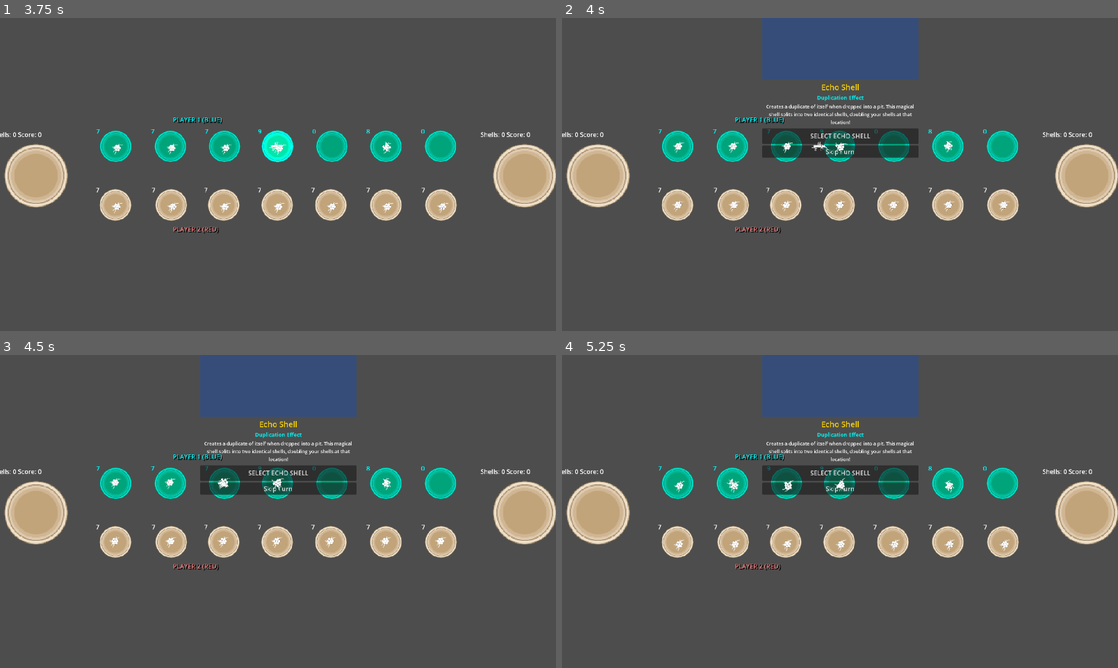
Above: before the commit, frames 1-4 (two rows, left to right).
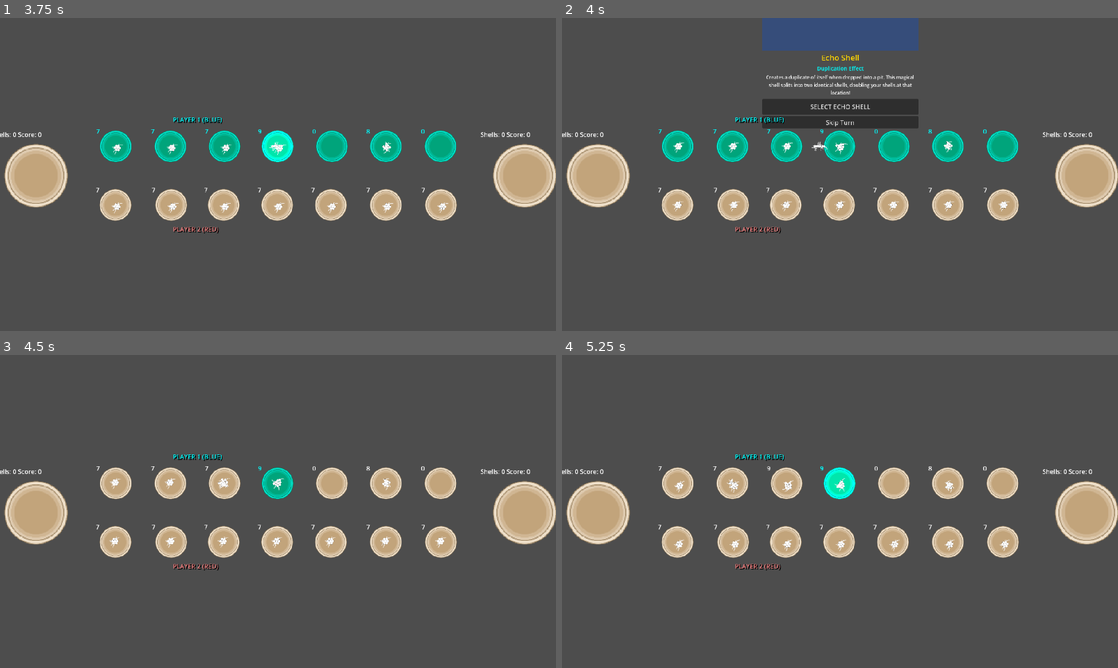
Above: after the commit, the same moments.

Repository: Hoplyman/GameHackathon-Achuuuspekoply
Game: Godot game, scene res://Main Menu/main_menu.tscn
Two runs of this game, one before a commit and one after it. Both use one fixed random seed, a clock stepped at 60 frames per second and the inputs below.
Inputs (mouse positions are in pixels of both pictures, inside the frame that each line leads up to):
- Up to frame 1 (3.75 s): click "Versus" at 0.5 s; move the mouse to (439, 146) at 1.27 s; click (439, 146) at 1.42 s; move the mouse to (383, 146) at 2.02 s; click (383, 146) at 2.17 s; move the mouse to (333, 146) at 2.77 s; click (333, 146) at 2.92 s; move the mouse to (278, 146) at 3.52 s; click (278, 146) at 3.67 s
- Up to frame 2 (4 s): no input
- Up to frame 3 (4.5 s): click "Skip Turn" at 4.25 s
- Up to frame 4 (5.25 s): click (840, 489) at 5 s, where only the run before the commit has a clickable "Skip Turn"

Frame 1 is identical in both runs. In frame 2, 7.7% of the frame differs, in the area x 36-65%, y 10-45%; in frame 3, 10%; in frame 4, 10%, in the area x 17-83%, y 0-47%.

Commit message:
Fix Echo shell duplication and movement logic
Refactored shell.gd to prevent infinite Echo duplication by tracking duplicates, improved duplicate positioning within pits, and corrected movement logic to follow the standard Mancala path using GameManager. Also adjusted SpecialShellSelector position in Gameplay.tscn.

Diff:
--- a/objects/shell.gd
+++ b/objects/shell.gd
@@ -8,6 +8,7 @@
 var Type: int = 1 # CHANGED: Start with normal shell type (1)
 var shellsprite: Sprite2D # the sprite of Shell
 var waiting_for_timer: bool = false  # New variable to track timer waiting
+var is_echo_duplicate: bool = false  # Track if this is an Echo duplicate
 
 @onready var movetimer := $MoveTimer
 @onready var scoretimer := $ScoreTimer
@@ -24,8 +25,9 @@
 	# Wait a frame to ensure all nodes are ready
 	await get_tree().process_frame
 
-	# CHANGED: Always start with normal shell type (1)
-	Type = 1  # Normal shell
+	# CHANGED: Always start with normal shell type (1) unless it's an Echo duplicate
+	if not is_echo_duplicate:
+		Type = 1  # Normal shell
 	shellsprite = shell_sprite  # Assign the @onready reference
 
 	# Update appearance and score
@@ -52,42 +54,139 @@
 		else:
 			Score += 1
 	elif Type == 3:
-		# Show ECHO effect label FIRST
-		labeleffect.text = "ECHO"
-		labeleffect.modulate = Color(1.0, 0.0, 0.0, 1.0)  # Full red, fully visible
-		labeleffect.visible = true
-
-	# Create tween for the label effect
-		var label_tween = create_tween()
-		label_tween.tween_interval(1.5)  # Show for 1.5 seconds
-		label_tween.tween_property(labeleffect, "modulate:a", 0.0, 0.5)  # Fade out
-		label_tween.tween_callback(func(): labeleffect.visible = false)
-
-		# THEN create the duplicate shell
-		var Echo_Dup = self.duplicate(Node.DUPLICATE_SIGNALS | Node.DUPLICATE_GROUPS | Node.DUPLICATE_SCRIPTS)
-		Echo_Dup.global_position = global_position + Vector2(randf_range(-15, 15), randf_range(-15, 15))
-
-	# Reset the duplicate's movement state
-		Echo_Dup.Moving = false
-		Echo_Dup.Move = 0
-		Echo_Dup.collision_layer = 2
-		Echo_Dup.collision_mask = 22
-		Echo_Dup.gravity_scale = 1
-		Echo_Dup.freeze = false
-
-		get_parent().add_child(Echo_Dup)
-		print("Echo shell created and duplicated!")
+		# FIXED: Only trigger Echo effect if this is NOT already a duplicate
+		if not is_echo_duplicate:
+			trigger_echo_effect()
+		else:
+			# This is already an Echo duplicate, just add normal score
+			Score += 1
 	elif Type == 4:
 		Score *= 2
 		labeleffect.text = "ANCHOR"
-		labeleffect.modulate = Color(0.0, 0.0, 1.0, 0.0)  # Red but transparent
+		labeleffect.modulate = Color(0.0, 0.0, 1.0, 0.0)  # Blue but transparent
 		labeleffect.visible = true
-	# Create tween for fade in and fade out
+		# Create tween for fade in and fade out
 		var tween = create_tween()
-		tween.tween_property(labeleffect, "modulate:a", 1.0, 0.2)  # Fade in over 0.5 seconds
+		tween.tween_property(labeleffect, "modulate:a", 1.0, 0.2)  # Fade in over 0.2 seconds
 		tween.tween_interval(2.0)  # Stay visible for 2 seconds
 		tween.tween_property(labeleffect, "modulate:a", 0.0, 0.5)  # Fade out over 0.5 seconds
 		tween.tween_callback(func(): labeleffect.visible = false)
+
+func trigger_echo_effect():
+	# Show ECHO effect label FIRST
+	labeleffect.text = "ECHO"
+	labeleffect.modulate = Color(1.0, 0.0, 0.0, 1.0)  # Full red, fully visible
+	labeleffect.visible = true
+
+	# Create tween for the label effect
+	var label_tween = create_tween()
+	label_tween.tween_interval(1.5)  # Show for 1.5 seconds
+	label_tween.tween_property(labeleffect, "modulate:a", 0.0, 0.5)  # Fade out
+	label_tween.tween_callback(func(): labeleffect.visible = false)
+
+	# Wait a bit for physics to settle before creating duplicate
+	await get_tree().create_timer(0.2).timeout
+
+	# FIXED: Create the duplicate shell properly positioned within the current pit
+	create_echo_duplicate()
+
+func create_echo_duplicate():
+	# Find the current pit this shell is in
+	var current_pit = find_current_pit()
+	if not current_pit:
+		print("Echo shell could not find current pit for duplication")
+		return
+
+	# Create the duplicate
+	var Echo_Dup = self.duplicate(Node.DUPLICATE_SIGNALS | Node.DUPLICATE_GROUPS | Node.DUPLICATE_SCRIPTS)
+
+	# CRITICAL: Mark it as an Echo duplicate to prevent infinite duplication
+	Echo_Dup.is_echo_duplicate = true
+	Echo_Dup.Type = 3  # Keep it as Echo type but prevent further duplication
+
+	# Add to the current scene
+	get_parent().add_child(Echo_Dup)
+
+	# Wait for the duplicate to be ready
+	await get_tree().process_frame
+	await get_tree().process_frame
+
+	# FIXED: Position the duplicate within the pit's area, not with random offset
+	var pit_position = current_pit.global_position
+	var safe_offset = Vector2(randf_range(-20, 20), randf_range(-20, 20))  # Smaller, safer offset
+	Echo_Dup.global_position = pit_position + safe_offset
+
+	# Reset the duplicate's movement state properly
+	Echo_Dup.Moving = false
+	Echo_Dup.Move = 0
+	Echo_Dup.Player = 0
+	Echo_Dup.waiting_for_timer = false
+
+	# CRITICAL FIX: Set the correct Pit number for the duplicate based on current pit
+	Echo_Dup.Pit = get_pit_number_from_node(current_pit)
+
+	# FIXED: Proper physics settings for the duplicate
+	Echo_Dup.collision_layer = 2
+	Echo_Dup.collision_mask = 22
+	Echo_Dup.gravity_scale = 1
+	Echo_Dup.freeze = false
+	Echo_Dup.linear_velocity = Vector2.ZERO
+	Echo_Dup.angular_velocity = 0
+
+	# Make sure it's in the right group
+	Echo_Dup.remove_from_group("MoveShells")
+	Echo_Dup.add_to_group("Shells")
+
+	# Update its appearance
+	Echo_Dup.update_shell_frame()
+
+	print("Echo shell duplicated successfully in pit ", Echo_Dup.Pit, " at position: ", Echo_Dup.global_position)
+
+func get_pit_number_from_node(pit_node: Node2D) -> int:
+	if not pit_node:
+		return 1
+
+	var pit_name = pit_node.name
+	var pit_number = pit_name.replace("Pit", "")
+	return int(pit_number) if pit_number.is_valid_int() else 1
+
+func find_current_pit() -> Node2D:
+	var gamemode: String = ""
+	var pvp = get_tree().root.get_node_or_null("Gameplay")
+	var campaign = get_tree().root.get_node_or_null("Campaign")
+
+	if campaign:
+		gamemode = "Campaign"
+	elif pvp:
+		gamemode = "Pvp"
+	else:
+		return null
+
+	# Check all pits to find which one this shell is currently in
+	var pits = get_tree().get_nodes_in_group("pits")
+
+	for pit in pits:
+		if pit and pit.has_node("ShellArea"):
+			var shell_area = pit.get_node("ShellArea")
+			var overlapping_bodies = shell_area.get_overlapping_bodies()
+
+			if self in overlapping_bodies:
+				print("Found shell in pit: ", pit.name)
+				return pit
+
+	print("Shell not found in any pit - using closest pit")
+	# Fallback: find closest pit
+	var closest_pit: Node2D = null
+	var shortest_distance = INF
+
+	for pit in pits:
+		if pit:
+			var dist = global_position.distance_to(pit.global_position)
+			if dist < shortest_distance:
+				shortest_distance = dist
+				closest_pit = pit
+
+	return closest_pit
 
 func shell_effect():
 	pass
@@ -132,9 +231,9 @@
 					closest_pit = child
 		if closest_pit:
 			var name := closest_pit.name
-			var match := name.match("Pit(\\d+)")
 			var pit_number = name.replace("Pit", "")
-			Pit = int(pit_number)
+			Pit = int(pit_number) if pit_number.is_valid_int() else 1
+			print("Shell assigned to pit: ", Pit)
 		return closest_pit
 
 func set_shell_type(new_type: int) -> void:
@@ -173,83 +272,114 @@
 func assign_move(amount: int, player: int):
 	Move += amount
 	Player = player  # Store the player
-	print("Assigned " + str(Move) + " moves for player " + str(player))
+	print("Shell at pit ", Pit, " assigned " + str(Move) + " moves for player " + str(player))
 	move_shell(player)
 
 func move_shell(player: int):
+	# CRITICAL FIX: Proper movement logic that follows the standard Mancala path
+	if Move <= 0:
+		# No more moves, finalize shell position
+		linear_velocity = Vector2.ZERO
+		Moving = false
+		collision_layer = 2
+		collision_mask = 2 | 3
+		gravity_scale = 1
+		freeze = false
+		remove_from_group("MoveShells")
+		add_to_group("Shells")
+		shell_drop()
+		print("Shell movement complete at pit ", Pit)
+		return
+
 	var target: Vector2
 	var gamemode: String = ""
 	var pvp = get_tree().root.get_node_or_null("Gameplay")
 	var campaign = get_tree().root.get_node_or_null("Campaign")
+
 	if campaign:
-		print("Campaign found!")
 		gamemode = "Campaign"
 	elif pvp:
 		gamemode = "Pvp"
 	else:
-		gamemode = ""
-	if gamemode == "Campaign":
-		var boardc = campaign.get_node_or_null("BoardC")
-		if Pit <= 6:
-			target = boardc.get_node("PitC" + str(Pit+1)).global_position
-		elif Pit == 7:
-			target = boardc.get_node("MainHouse1").global_position
-		elif Pit >= 8:
-			target = boardc.get_node("PitC1").global_position
-			Pit = 0
+		print("No valid game mode found")
+		return
+
+	# FIXED: Proper pit progression logic using corrected path
+	var next_pit = calculate_next_position(Pit, player)
+
 	if gamemode == "Pvp":
-		if Pit == 7:
-			if player == 1:
-				target = pvp.get_node("MainHouse1").global_position
-				Pit = 14
+		if next_pit <= 14 and next_pit >= 1:
+			# Regular pit
+			var pit_node = pvp.get_node_or_null("Pit" + str(next_pit))
+			if pit_node:
+				target = pit_node.global_position
 			else:
-				target = pvp.get_node("Pit8").global_position
-		elif Pit == 14:
-			if player == 2:
-				target = pvp.get_node("MainHouse2").global_position
-				Pit = 15
+				print("ERROR: Could not find Pit", next_pit)
+				return
+		elif next_pit == 15:
+			# Player 1's main house
+			var house_node = pvp.get_node_or_null("MainHouse1")
+			if house_node:
+				target = house_node.global_position
 			else:
-				target = pvp.get_node("Pit1").global_position
-				Pit = 0
-		elif Pit <= 6 or (Pit >= 8 and Pit <= 13):
-			target = pvp.get_node("Pit" + str(Pit+1)).global_position
-		elif Pit == 15:
-			target = pvp.get_node("Pit" + str(8)).global_position
-			Pit = 7
-		elif Pit == 16:
-			target = pvp.get_node("Pit" + str(1)).global_position
-			Pit = 0
+				print("ERROR: Could not find MainHouse1")
+				return
+		elif next_pit == 16:
+			# Player 2's main house
+			var house_node = pvp.get_node_or_null("MainHouse2")
+			if house_node:
+				target = house_node.global_position
+			else:
+				print("ERROR: Could not find MainHouse2")
+				return
 		else:
-			Pit = 1
-			target = pvp.get_node("Pit1").global_position
-		if Move >= 1:
-			if Moving == false and waiting_for_timer == false:
-				remove_from_group("Shells")
-				add_to_group("MoveShells")
-				# CRITICAL FIX: Disable collision detection during movement to prevent duplication
-				collision_layer = 0
-				collision_mask = 0
-				gravity_scale = 0
-				freeze = true  # Freeze the body to prevent falling
-				Move -= 1
-				Pit += 1
-				Moving = true
-				# Store the target for the physics process
-				move_target = target
-				print("Starting movement to:", target)
-		elif Move == 0:
-			if Moving == true:
-				# Stop the shell and re-enable physics
-				linear_velocity = Vector2.ZERO
-				Moving = false
-				# CRITICAL FIX: Only enable collision when movement is completely finished
-				collision_layer = 2
-				collision_mask = 2 | 3
-				gravity_scale = 1
-				freeze = false  # Unfreeze the body
-				remove_from_group("MoveShells")
-				add_to_group("Shells")
-				print("All movements complete")
+			print("ERROR: Invalid next_pit value: ", next_pit)
+			return
+
+	# Start the movement
+	if Moving == false and waiting_for_timer == false:
+		remove_from_group("Shells")
+		add_to_group("MoveShells")
+		collision_layer = 0
+		collision_mask = 0
+		gravity_scale = 0
+		freeze = true
+
+		Move -= 1
+		Pit = next_pit
+		Moving = true
+		move_target = target
+
+		print("Shell moving from pit ", (next_pit - 1), " to pit ", next_pit, " (", Move, " moves remaining)")
+
+func calculate_next_position(current_pit: int, player: int) -> int:
+	# Use the exact same logic as GameManager.get_next_position()
+	# Convert shell numbering (1-14, 15-16) to GameManager numbering (0-13, 14-15)
+	var gm_position = current_pit - 1 if current_pit <= 14 else current_pit - 1
+
+	# Get GameManager reference
+	var game_manager = get_tree().get_nodes_in_group("game_manager")
+	if game_manager.size() == 0:
+		print("ERROR: No GameManager found!")
+		return current_pit
+
+	var gm = game_manager[0]
+
+	# Set the current_turn in GameManager to match our player (convert 1,2 to 0,1)
+	var original_turn = gm.current_turn
+	gm.current_turn = player - 1
+
+	# Use GameManager's get_next_position logic
+	var next_gm_position = gm.get_next_position(gm_position)
+
+	# Restore original turn
+	gm.current_turn = original_turn
+
+	# Convert back to shell numbering (0-13, 14-15) to (1-14, 15-16)
+	var next_shell_position = next_gm_position + 1 if next_gm_position <= 13 else next_gm_position + 1
+
+	print("Shell path: pit ", current_pit, " -> pit ", next_shell_position, " (via GameManager logic)")
+	return next_shell_position
 
 func _physics_process(delta):
 	if Moving and Move >= 0:
@@ -265,15 +395,12 @@
 			global_position = move_target  # Snap to exact position
 			Moving = false
 
-			# IMPORTANT: Keep collision disabled during intermediate stops
-			# This prevents the shell from being detected by pit areas during movement
-
 			# Check if there are more moves
 			if Move > 0:
 				# Wait for timer before next move
 				waiting_for_timer = true
 				movetimer.start()
-				print("Waiting for timer before next move...")
+				print("Arrived at pit ", Pit, " - waiting for timer (", Move, " moves remaining)")
 			else:
 				# All moves complete - NOW we can re-enable physics and collision
 				collision_layer = 2
@@ -284,15 +411,14 @@
 				remove_from_group("MoveShells")
 				add_to_group("Shells")
 				shell_drop()
-				print("All movements complete - collision re-enabled")
+				print("All movements complete - final position: pit ", Pit)
 
 func _on_move_timer_timeout() -> void:
 	movetimer.stop()  # Stop the timer
 	if waiting_for_timer and Move > 0:
 		waiting_for_timer = false
-		print("Timer finished - continuing movement")
+		print("Timer finished - continuing movement from pit ", Pit)
 		move_shell(Player)  # Continue with next move
-
 
 func _on_score_timer_timeout() -> void:
 	labelscore.text = str(Score)  # Fixed: was labelscore.Text (capital T)
--- a/scenes/Gameplay.tscn
+++ b/scenes/Gameplay.tscn
@@ -66,6 +66,6 @@
 
 [node name="SpecialShellSelector" parent="." instance=ExtResource("5_jfxgp")]
 offset_left = 869.929
-offset_top = 421.025
+offset_top = 345.571
 offset_right = 869.929
-offset_bottom = 421.025
+offset_bottom = 345.571
